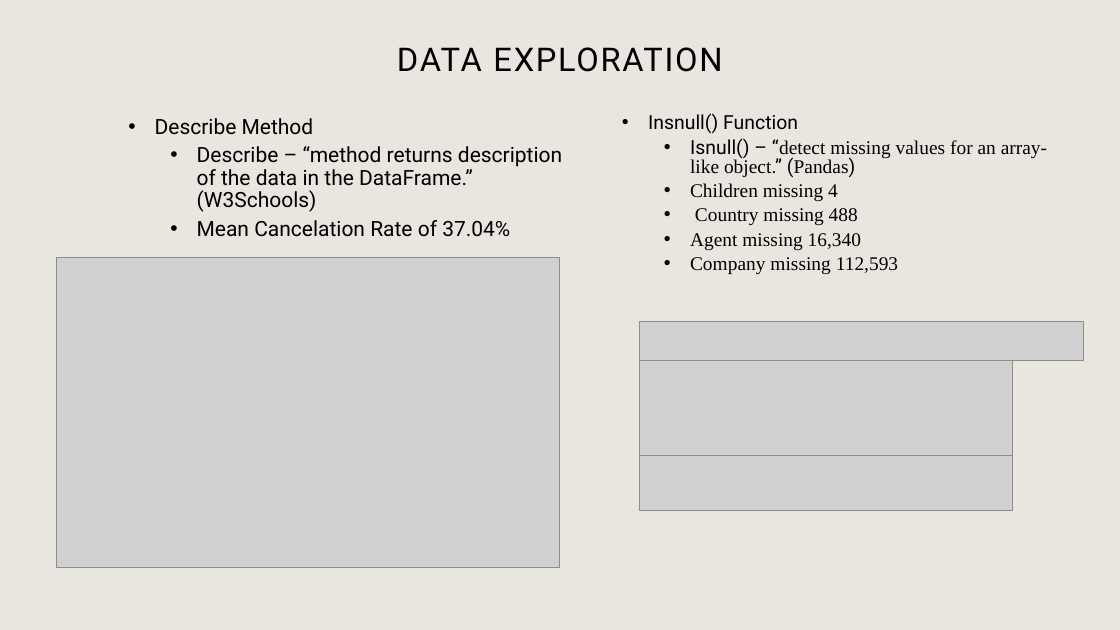
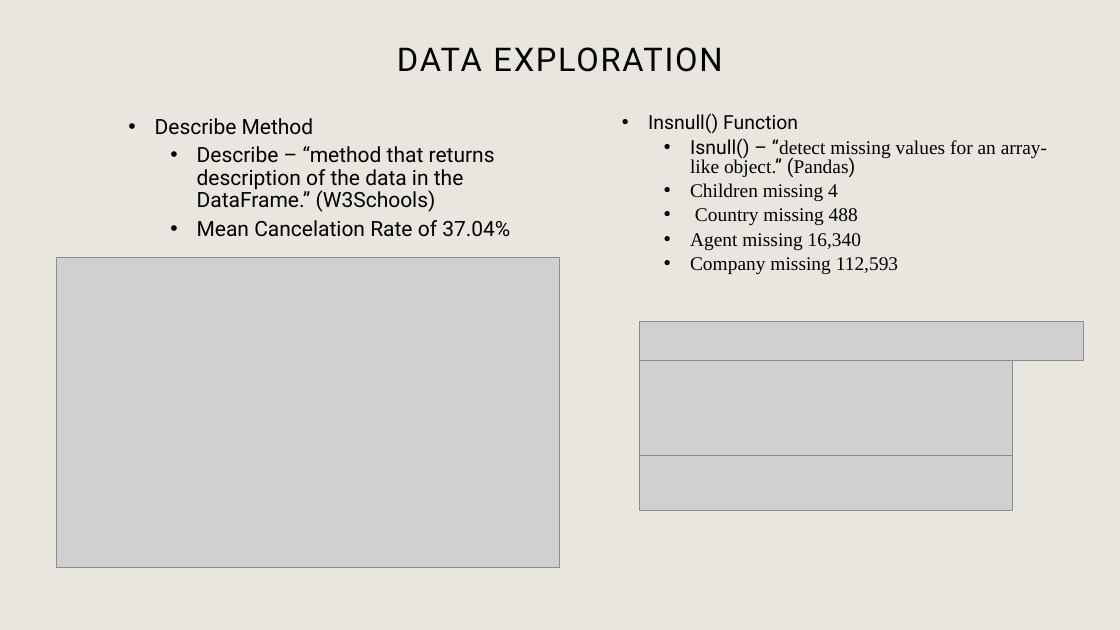
Before and after one commit to TheodoreKoby-Hercsky/Applied-Data-Science, a slide deck: slide 6 of Hotel Booking Prediction & EDA/Predicting Hotel Cancellations.pptx. Drawn at 1120x630 pixels with LibreOffice and Linux fonts; fonts in the diff are those of the drawing; grey boxes stand for pictures. Boxes give left, top, right and bottom in pixels: in the first picture for what was removed or moved away, otherwise in the second. Text is boxed around its words. In the diff, an @@ line names an element or a change of style, - is before the commit and + after.

```diff
--- a/Hotel Booking Prediction & EDA/Predicting Hotel Cancellations.pptx
+++ b/Hotel Booking Prediction & EDA/Predicting Hotel Cancellations.pptx
@@ text at bbox=[197, 146, 495, 212]: text changed @@
-  • Describe – “method returns description of the data in the DataFrame.” (W3Schools)
+  • Describe – “method that returns description of the data in the DataFrame.” (W3Schools)
```
Also in this commit, not shown: 7 other slides changed, 1 other file.
